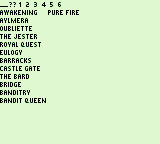
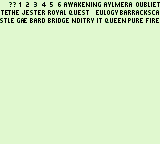
Revision of a layered 160x144 image; what changed, layer by layer:
painted on "Background" over [0, 2, 160, 103]
